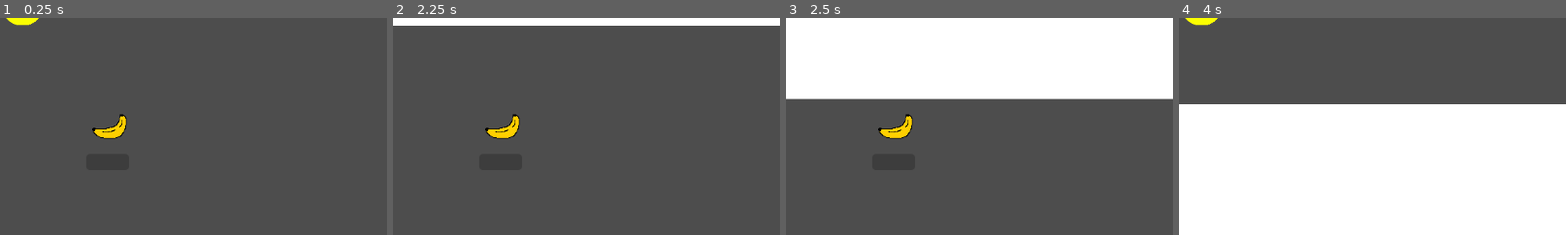
Above: before the commit, frames 1-4 (left to right).
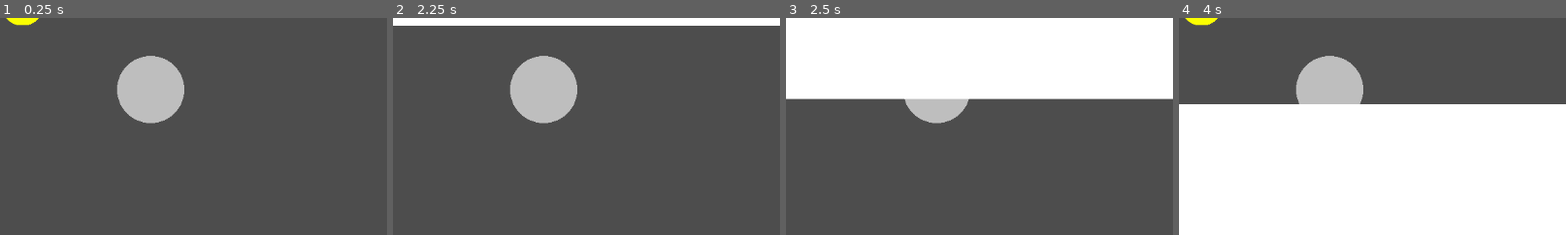
Above: after the commit, the same moments.

Repository: sentinelle28/Secret-Spreader
Game: Godot game, scene res://component/menu/shop.tscn
The game is run twice, just before and just after one commit, with the same random seed, the same clock (stepped at 60 frames per second) and the same inputs. This scene is started directly instead of the project's main scene.
Inputs (mouse positions are % of the whole screen's width and height, from its top left):
- Up to frame 1 (0.25 s): no input
- Up to frame 2 (2.25 s): click (14, 35) at 0.52 s; click (19, 25) at 1.27 s; click "Next secret" at 2 s
- Up to frame 3 (2.5 s): no input
- Up to frame 4 (4 s): click "Next secret" at 2.75 s; hold Right (ui_right) from 3.53 s (still down); tap E (interact) at 3.6 s
The pictures show only the part of the screen within x 0-50%, y 8-58%; the shares and areas given below are measured in that part.

The runs differ from the first frame. In frame 1, 4.8% of the frame differs, in the area x 23-48%, y 17-56%; in frame 2, 4.8%; in frame 3, 1.9%; in frame 4, 3.3%.

Commit message:
made better upgrade template

Diff:
--- a/component/character/goofy_men/goofy_men.tscn
+++ b/component/character/goofy_men/goofy_men.tscn
@@ -110,7 +110,6 @@
 
 [node name="NavigationAgent2D" type="NavigationAgent2D" parent="."]
 target_desired_distance = 30.0
-debug_enabled = true
 
 [connection signal="timeout" from="Timer" to="." method="_on_timer_timeout"]
 [connection signal="navigation_finished" from="NavigationAgent2D" to="." method="_on_navigation_agent_2d_navigation_finished"]
--- a/component/character/player/gameplay_overlay.tscn
+++ b/component/character/player/gameplay_overlay.tscn
@@ -171,6 +171,7 @@
 text = "aaa"
 
 [node name="point_shower" type="TextureProgressBar" parent="."]
+visible = false
 layout_mode = 0
 offset_left = -1.0
 offset_top = 34.0
--- a/component/menu/shop.tscn
+++ b/component/menu/shop.tscn
@@ -1,8 +1,7 @@
-[gd_scene load_steps=5 format=3 uid="uid://ugroy1anpfix"]
+[gd_scene load_steps=4 format=3 uid="uid://ugroy1anpfix"]
 
 [ext_resource type="Script" path="res://component/menu/shop.gd" id="1_2jo55"]
-[ext_resource type="Texture2D" uid="uid://dldr3doapms74" path="res://asset/upgrade/banana_upgrade.png" id="2_lv80v"]
-[ext_resource type="PackedScene" uid="uid://7r85hibg34nr" path="res://component/upgrade/template/upgrade_many.tscn" id="3_nwk4m"]
+[ext_resource type="PackedScene" uid="uid://bvj0gcxrtdjhc" path="res://component/upgrade/template_v2/circle.tscn" id="3_314o7"]
 [ext_resource type="Texture2D" uid="uid://dofvdgx6re8ox" path="res://asset/score_related/spreadcoins.png" id="4_ypvh4"]
 
 [node name="shop" type="Control"]
@@ -36,15 +35,11 @@
 position = Vector2(33, 32)
 texture = ExtResource("4_ypvh4")
 
-[node name="Banan_upgrade" parent="." instance=ExtResource("3_nwk4m")]
-layout_mode = 0
-offset_left = 128.0
-offset_top = 192.0
-offset_right = 192.0
-offset_bottom = 256.0
-texture_normal = ExtResource("2_lv80v")
-related_var = Array[String](["base_speed"])
-power_increase = Array[int]([10])
-max_upgrade = 9
+[node name="Upgrade list" type="Node" parent="."]
+
+[node name="Circle" parent="Upgrade list" instance=ExtResource("3_314o7")]
+position = Vector2(224, 160)
+color = Color(0, 1, 0, 1)
+radius = 50
 
 [connection signal="pressed" from="Button" to="." method="_on_button_pressed"]
--- a/component/upgrade/template/upgrade.gd
+++ /dev/null
@@ -1,54 +0,0 @@
-extends TextureButton
-
-class_name UpgradeBase
-@export_category("cost related")
-@export var cost:int = 10
-@export var max_upgrade:int = 1
-@export var current_upgrade_level:int = 0
-
-
-
-
-
-func _ready() -> void:
-	_init_upgrade()
-	_update_bar()
-
-
-func _on_pressed() -> void:
-	if current_upgrade_level + 1 <= max_upgrade:
-		if Score.can_pay(cost):
-			_upgrade()
-			_spawn_indicator()
-			_update_bar()
-
-
-
-func _spawn_indicator()->void:
-	pass
-
-func _init_upgrade()->void:
-	if name in Upgrade.upgrade_dict:
-		current_upgrade_level = Upgrade.get_upgrade(name)
-	else:
-		Upgrade.upgrade_dict[name] = 0
-
-
-
-
-
-func _upgrade()->void:
-	pass
-
-
-func _add_point()->void:
-	current_upgrade_level += 1
-	Upgrade._set_upgrade(name,current_upgrade_level)
-
-
-func can_buy()->bool:
-	return Score.can_pay(cost)
-
-func _update_bar()->void:
-	$ProgressBar.max_value = max_upgrade
-	$ProgressBar.value = current_upgrade_level
--- a/component/upgrade/template/upgrade.tscn
+++ /dev/null
@@ -1,17 +0,0 @@
-[gd_scene load_steps=2 format=3 uid="uid://b5ijbeu044t8w"]
-
-[ext_resource type="Script" path="res://component/upgrade/template/upgrade.gd" id="1_7cc2e"]
-
-[node name="Upgrade" type="TextureButton"]
-offset_right = 64.0
-offset_bottom = 64.0
-script = ExtResource("1_7cc2e")
-
-[node name="ProgressBar" type="ProgressBar" parent="."]
-layout_mode = 0
-offset_top = 64.0
-offset_right = 64.0
-offset_bottom = 88.0
-show_percentage = false
-
-[connection signal="pressed" from="." to="." method="_on_pressed"]
--- a/component/upgrade/template/upgrade_bool.gd
+++ /dev/null
@@ -1,19 +0,0 @@
-extends UpgradeBase
-
-class_name UpgradeBool
-@export_category("benefit related")
-@export var related_var:String = "base_speed"
-# Called when the node enters the scene tree for the first time.
-
-func _upgrade()->void:
-	_add_point()
-	_activate_new_function()
-
-
-func _activate_new_function()->void:
-	PlayerStats._custom_set(related_var,true)
-
-func _spawn_indicator()->void:
-	var child:UpgradePrefab = load("res://component/other/prefab/upgrade_prefab.tscn").instantiate()
-	add_child(child)
-	child._set_text("unlock " + related_var)
--- a/component/upgrade/template/upgrade_bool.tscn
+++ /dev/null
@@ -1,8 +0,0 @@
-[gd_scene load_steps=3 format=3 uid="uid://d0dtyv8xvtp7n"]
-
-[ext_resource type="PackedScene" uid="uid://b5ijbeu044t8w" path="res://component/upgrade/template/upgrade.tscn" id="1_ihec3"]
-[ext_resource type="Script" path="res://component/upgrade/template/upgrade_bool.gd" id="2_3giqu"]
-
-[node name="Upgrade" instance=ExtResource("1_ihec3")]
-script = ExtResource("2_3giqu")
-related_var = "base_speed"
--- a/component/upgrade/template/upgrade_many.gd
+++ /dev/null
@@ -1,30 +0,0 @@
-extends UpgradeBase
-
-@export_category("benefit related")
-@export var related_var:Array[String] = []
-@export var power_increase:Array[int] = []
-
-func _upgrade()->void:
-	_add_point()
-	_add_power()
-
-
-
-func _spawn_indicator()->void:
-	var r:String = ""
-	for variable:String in related_var:
-		if "_" in variable:
-			for i:String in variable.split("_",false,-1):
-				r += i
-		else:
-			r = variable
-
-		var child:UpgradePrefab = load("res://component/other/prefab/upgrade_prefab.tscn").instantiate()
-		add_child(child)
-		child._set_text("+ " + r)
-
-
-
-func _add_power()->void:
-	for i in range(len(related_var)):
-		PlayerStats._add(related_var[i],power_increase[i])
--- a/component/upgrade/template/upgrade_many.tscn
+++ /dev/null
@@ -1,9 +0,0 @@
-[gd_scene load_steps=3 format=3 uid="uid://7r85hibg34nr"]
-
-[ext_resource type="PackedScene" uid="uid://b5ijbeu044t8w" path="res://component/upgrade/template/upgrade.tscn" id="1_77jhe"]
-[ext_resource type="Script" path="res://component/upgrade/template/upgrade_many.gd" id="2_gq2u5"]
-
-[node name="Upgrade" instance=ExtResource("1_77jhe")]
-script = ExtResource("2_gq2u5")
-related_var = Array[String]([])
-power_increase = Array[String]([])
--- /dev/null
+++ b/component/upgrade/template_v2/circle.gd
@@ -0,0 +1,59 @@
+extends Node2D
+
+@export_category("Circle related")
+@export var color:Color
+@export var radius:int = 10
+
+@export_category("Upgrade related")
+@export var current_upgrade:int = 0
+@export var max_upgrade:int = 10
+@export var related_var:String = "base_speed"
+@export var name_of_upgrade:String = "+ base speed"
+@export var cost:int = 10
+
+
+
+# Called when the node enters the scene tree for the first time.
+func _ready() -> void:
+	_init_upgrade()
+	_set_up_button()
+
+
+func _draw() -> void:
+	var end_angle:float = float(current_upgrade)/float(max_upgrade)*2*PI
+	draw_circle(Vector2.ZERO,radius,Color.GRAY,true)
+	draw_arc(Vector2.ZERO,radius,0,end_angle,1000,color,radius/2)
+
+func _upgrade():
+	_add_point()
+
+func _add_point()->void:
+	current_upgrade += 1
+	Upgrade._set_upgrade(related_var,current_upgrade)
+
+
+func can_buy()->bool:
+	return Score.can_pay(cost)
+
+func _init_upgrade()->void:
+	if related_var in Upgrade.upgrade_dict:
+		current_upgrade = Upgrade.get_upgrade(related_var)
+	else:
+		Upgrade.upgrade_dict[related_var] = 0
+
+func _set_up_button()->void:
+	$Button.set_size(Vector2(radius*2,radius*2))
+	$Button.set_position(Vector2(-radius,-radius))
+
+
+func _on_button_pressed() -> void:
+	if current_upgrade + 1 <= max_upgrade:
+		if Score.can_pay(cost):
+			_upgrade()
+			_spawn_indicator()
+			queue_redraw()
+
+func _spawn_indicator()->void:
+	var child:UpgradePrefab = load("res://component/other/prefab/upgrade_prefab.tscn").instantiate()
+	add_child(child)
+	child._set_text(name_of_upgrade)
--- /dev/null
+++ b/component/upgrade/template_v2/circle.tscn
@@ -0,0 +1,16 @@
+[gd_scene load_steps=2 format=3 uid="uid://bvj0gcxrtdjhc"]
+
+[ext_resource type="Script" path="res://component/upgrade/template_v2/circle.gd" id="1_juhig"]
+
+[node name="Circle" type="Node2D"]
+script = ExtResource("1_juhig")
+
+[node name="Button" type="Button" parent="."]
+self_modulate = Color(1, 1, 1, 0)
+offset_left = -8.0
+offset_top = -8.0
+offset_right = 8.0
+offset_bottom = 8.0
+flat = true
+
+[connection signal="pressed" from="Button" to="." method="_on_button_pressed"]
